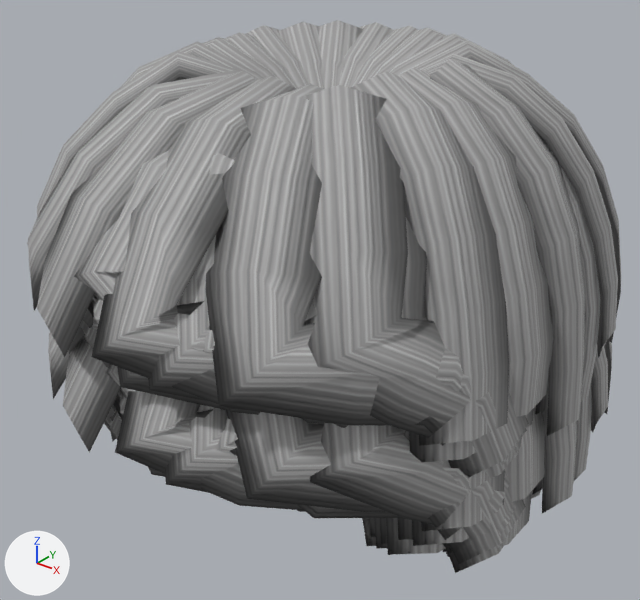
Two versions of the glTF model trainer-models/hair/h-bowl.glb, one commit apart.
Rendered twice from a 50 mm lens placed at (0.214, -0.266, 1.901), pointed at (-0.006, 0.009, 1.731). Every picture has the same lights, and +X, +Y and +Z are marked at lower left. The older version comes first. Vertices at exactly the same position are counted once.

Script lines for the objects in view, before the commit:
```python
me_h_bowl_f = bpy.data.meshes.new('h-bowl-f')
me_h_bowl_f.from_pydata(...)  # 8141 vertices, 14520 faces; spans x -0.114..0.115, y -0.118..0.152, z 1.622..1.8
me_h_bowl_f.materials.append(mat_hair_forged)
me_h_bowl_m = bpy.data.meshes.new('h-bowl-m')
me_h_bowl_m.from_pydata(...)  # 8285 vertices, 14776 faces; spans x -0.114..0.115, y -0.122..0.146, z 1.667..1.843
me_h_bowl_m.materials.append(mat_hair_forged)
ob_h_bowl_f = bpy.data.objects.new('h-bowl-f', me_h_bowl_f)
ob_h_bowl_f.location = (0.0, 0.0, 0.0)
ob_h_bowl_m = bpy.data.objects.new('h-bowl-m', me_h_bowl_m)
ob_h_bowl_m.location = (0.0, 0.0, 0.0)
```
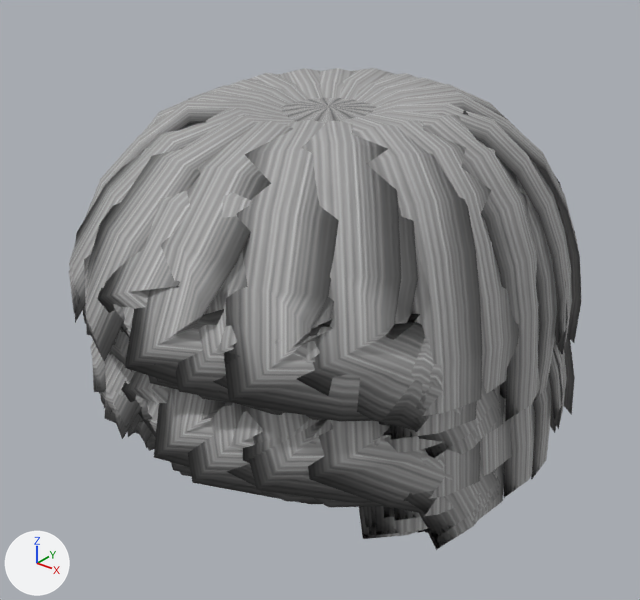
The change in detail:
me_h_bowl_m is used by ob_h_bowl_m; location (0.0, 0.0, 0.0).
me_h_bowl_m had 8285 vertices, 14776 faces and spanned x -0.114..0.115, y -0.122..0.146, z 1.667..1.843.
me_h_bowl_m now has 8285 vertices, 14776 faces and spans x -0.098..0.097, y -0.107..0.128, z 1.667..1.823.
me_h_bowl_m part 1: 6554 of 8285 vertices moved; they spanned x -0.114..0.115, y -0.122..0.146, z 1.707..1.843 and now span x -0.098..0.097, y -0.107..0.128, z 1.706..1.823; mean shift (0.0, 0.0, -0.003); largest move (0.052, 0.009, 1.842) -> (0.051, 0.009, 1.822).
Other edits to the shape of me_h_bowl_m do not show in these pictures.
me_h_bowl_f is used by ob_h_bowl_f; location (0.0, 0.0, 0.0).
me_h_bowl_f had 8141 vertices, 14520 faces and spanned x -0.114..0.115, y -0.118..0.152, z 1.622..1.8.
me_h_bowl_f now has 8141 vertices, 14520 faces and spans x -0.097..0.097, y -0.102..0.134, z 1.622..1.78.
me_h_bowl_f part 2: the loose piece of 36 vertices spanning x 0.056..0.086, y -0.055..-0.02, z 1.675..1.718 is multiplied about its middle by the matrix ((0.749, 0.175, -0.019), (0.174, 0.879, 0.013), (-0.136, 0.095, 0.944)), then moved by (-0.002, 0.001, 0.0).
me_h_bowl_f part 3: the loose piece of 36 vertices spanning x 0.053..0.088, y -0.057..-0.02, z 1.682..1.733 is multiplied about its middle by the matrix ((0.764, 0.164, -0.017), (0.169, 0.883, 0.017), (-0.151, 0.107, 0.92)), then moved by (-0.003, 0.002, 0.0).
me_h_bowl_f part 4: 6425 of 8141 vertices moved; they spanned x -0.114..0.115, y -0.118..0.152, z 1.668..1.8 and now span x -0.097..0.097, y -0.102..0.134, z 1.667..1.78; mean shift (0.0, 0.0, -0.004); largest move (-0.021, -0.117, 1.733) -> (-0.023, -0.095, 1.728).
Other edits to the shape of me_h_bowl_f do not show in these pictures.

Boxes [x1, y1, x2, y2] around the edits, measured in the pictures (640 x 600 px; the box of a moved part takes in the faces that stretch with it):
'h-bowl-m', reshaped (14% narrower, 15% shorter): before [27, 20, 621, 478]; after [69, 68, 581, 458]
'h-bowl-f', reshaped (14% narrower, 10% shorter): before [48, 332, 612, 573]; after [90, 333, 575, 550]
part 2 of me_h_bowl_f, moved or reshaped: before [362, 518, 376, 546]; after [359, 507, 418, 539]
part 3 of me_h_bowl_f, moved or reshaped (mostly hidden): before [369, 518, 376, 537]; after [363, 507, 369, 527]
part 4 of me_h_bowl_f, moved or reshaped: before [48, 332, 612, 573]; after [90, 333, 575, 550]
